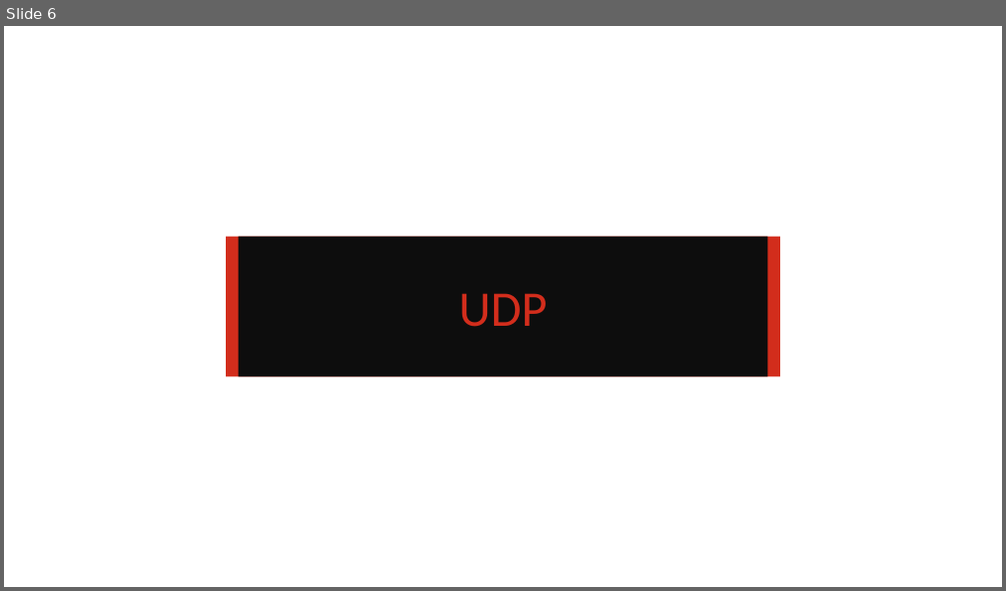
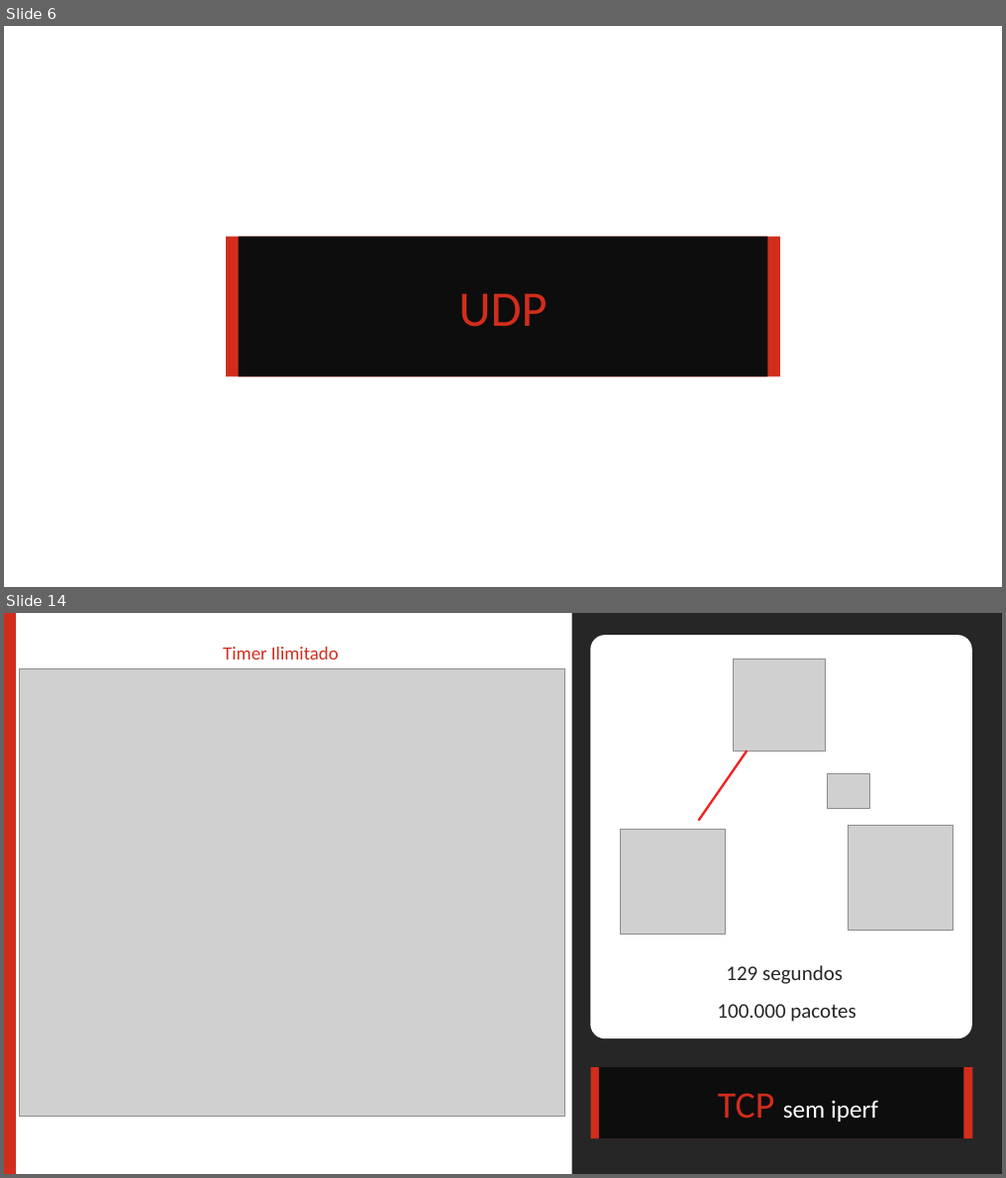
Before and after one commit to brunopozzebon/WebTrafficAnalizer, a slide deck: redes.pptx. Shown one above the other, each under a label of ours: slide 6 before the commit, slides 6 and 14 after it; the slides between them are not shown. The pictures are 1006x591 and 1006x1178 pixels, drawn with LibreOffice and Linux fonts; fonts in the diff are those of the drawing; grey boxes stand for pictures; background and template pictures are left out. Boxes give left, top, right and bottom in pixels: in the first picture for what was removed or moved away, otherwise in the second. Text is boxed around its words. In the diff, an @@ line names an element or a change of style, - is before the commit and + after.

```diff
--- a/redes.pptx
+++ b/redes.pptx
@@ slide 14 added at bbox=[4, 613, 1002, 1174], background #FFFFFF @@
@@ rectangle added at bbox=[4, 613, 16, 1174], fill #D22D1C @@
@@ rectangle added at bbox=[572, 613, 1002, 1174], fill #262626 @@
@@ rounded rectangle added at bbox=[591, 635, 973, 1039], fill #FFFFFF @@
@@ picture added at bbox=[19, 669, 564, 1116] @@
@@ text added at bbox=[223, 647, 339, 660], 18 pt, text #D22D1C @@
+Timer Ilimitado
@@ group added at bbox=[621, 659, 954, 935]: 4 pictures, 1 line @@
@@ text added at bbox=[717, 965, 855, 1022], 20 pt, text #262626 @@
+129 segundos
+100.000 pacotes
@@ rectangle added at bbox=[591, 1067, 973, 1139], fill #D22D1C @@
@@ rectangle added at bbox=[599, 1067, 963, 1139], fill #0D0D0D @@
@@ text added at bbox=[718, 1093, 878, 1122], 24 pt, text #FFFFFF @@
+TCP sem iperf
```
Also in this commit, not shown: 3 slides changed, 6 other slides added, 3 other files.
